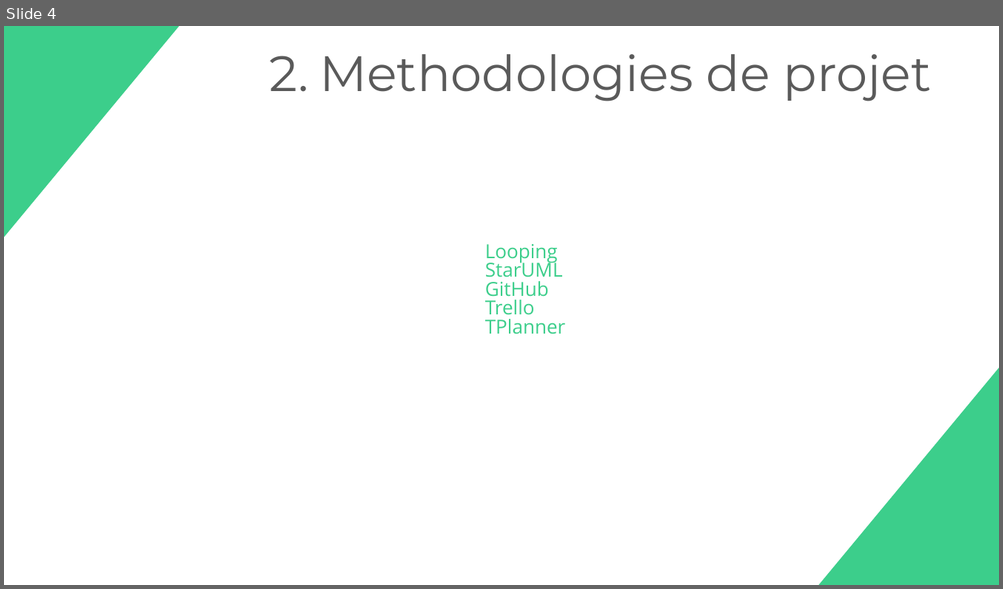
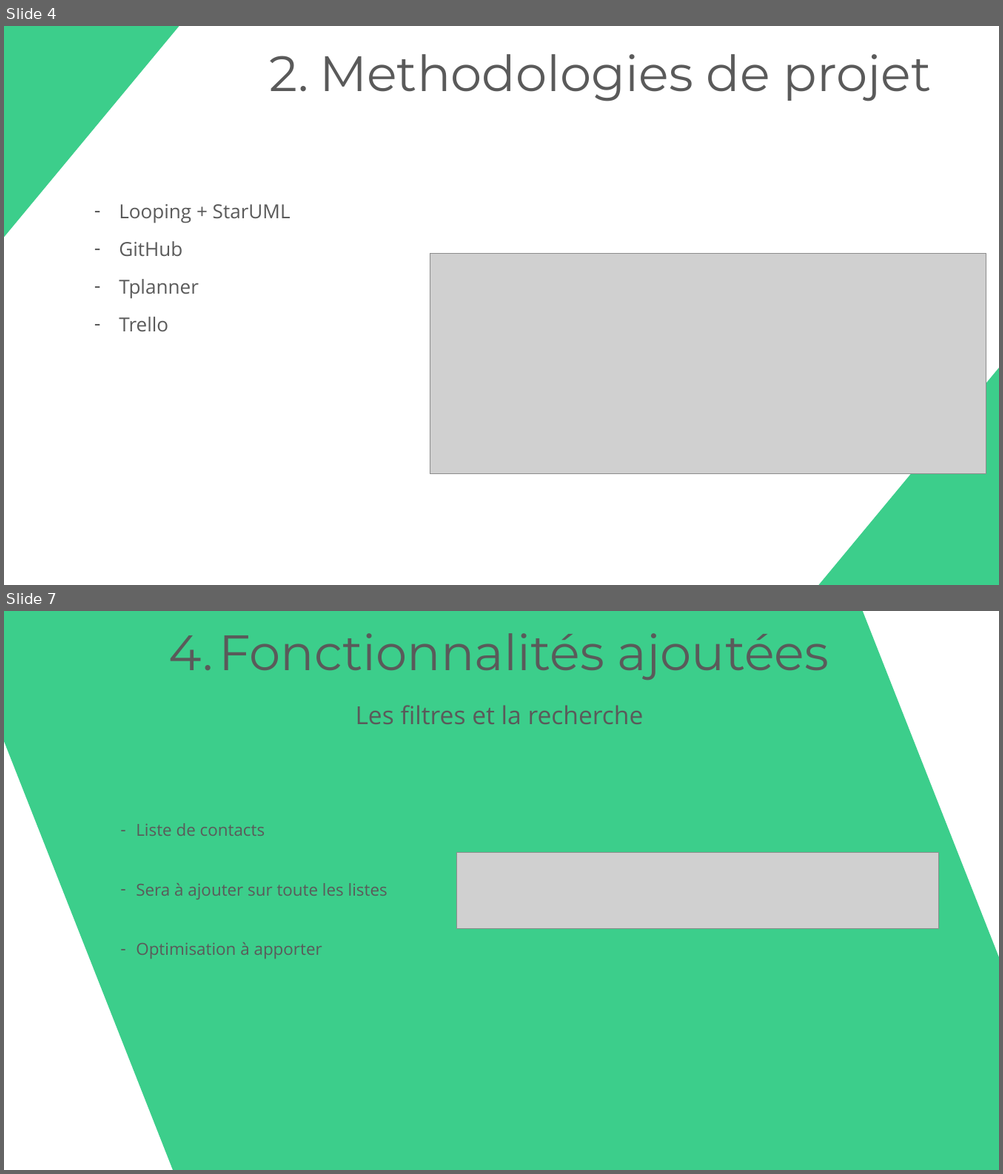
Before and after one commit to Kikuichimonji/Colorfull-CRM, a slide deck: ressources/colorfullcrm.pptx. Shown one above the other, each under a label of ours: slide 4 before the commit, slides 4 and 7 after it; the slides between them are not shown. The pictures are 1003x589 and 1003x1174 pixels, drawn with LibreOffice and Linux fonts; fonts in the diff are those of the drawing; grey boxes stand for pictures. Boxes give left, top, right and bottom in pixels: in the first picture for what was removed or moved away, otherwise in the second. Text is boxed around its words. In the diff, an @@ line names an element or a change of style, - is before the commit and + after.

```diff
--- a/ressources/colorfullcrm.pptx
+++ b/ressources/colorfullcrm.pptx
@@ slide 7 added at [4,611,999,1170], background #FFFFFF @@
@@ rectangle added at [4,611,999,1170], fill #3CCE8B @@
@@ text added at [219,633,828,681], 72 pt, text #5A5A5A @@
+4. Fonctionnalités ajoutées
@@ text added at [356,705,643,724], 36 pt, text #5A5A5A @@
+Les filtres et la recherche
@@ text added at [136,823,387,960], 24 pt, text #5A5A5A @@
+– Liste de contacts
+– Sera à ajouter sur toute les listes
+– Optimisation à apporter
@@ picture added at [456,852,939,928] @@
@@ slide 4 changed as well @@
@@ text "Looping + StarUML": place and size @@
-text "Looping + StarUML" at [485,244,566,335]
+text "Looping + StarUML" at [119,204,290,332]
@@ text at [119,204,290,224]: text changed; text colour #3CCE8B to #5A5A5A @@
-Looping
-StarUML
+– Looping + StarUML
@@ text at [119,241,182,332]: text colour #3CCE8B to #5A5A5A in "GitHub", "Trello"; bullet none to - @@
@@ picture added at [430,254,986,474] @@
@@ text at [119,279,199,299]: paragraph added @@
+– Tplanner
@@ text at [485,319,566,335]: paragraph removed @@
-TPlanner
```
Also in this commit, not shown: 6 other slides changed, 5 other slides added, 15 slides removed, 6 other files.
